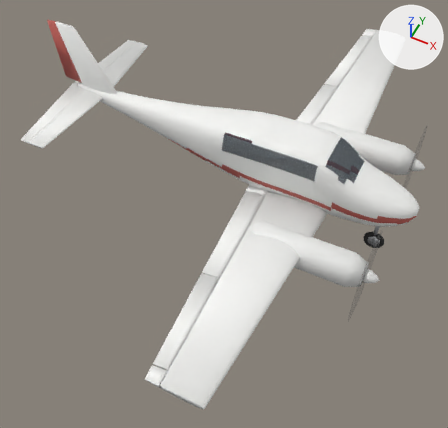
A saved change to the glTF model assets-src/models/takeflight/duet_lod0.glb.
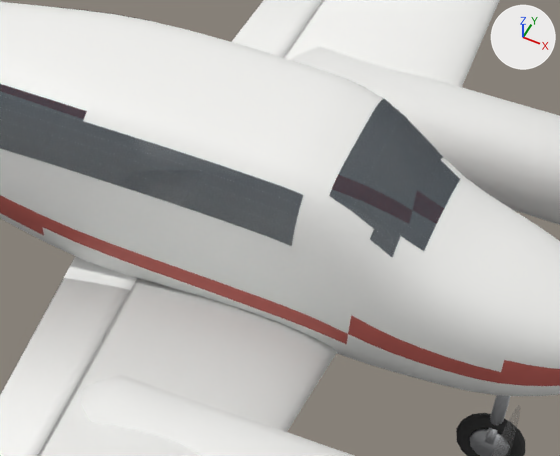
Each version is shown whole from a 50 mm camera at (2.91, -9.44, 9.53) aimed at (-1.25, -1.11, -0.87), then close up on the part from 51% to 88% of the width and 25% to 57% of the height. The lights are fixed; the arrows at upper right show +X, +Y and +Z. The older version's two pictures come first. Where no turn or scale is listed for an object, it has been applied to the vertices. Vertices at exactly the same position are counted once.

Script lines for the objects in view, before the commit:
```python
me_fuselage = bpy.data.meshes.new('fuselage')
me_fuselage.from_pydata(...)  # 1723 vertices, 3360 faces; spans x -5.7..2.65, y -0.65..0.65, z -0.56..1.04
# faces by material slot: [3108, 252]
me_fuselage.materials.append(mat_duet_paint)  # white #f3f3f1
me_fuselage.materials.append(mat_duet_stripe)  # red #c46159
me_gear_nose = bpy.data.meshes.new('gear_nose')
me_gear_nose.from_pydata(...)  # a box spanning x -0.03..0.03, y -0.08..0.08, z -0.78..-0.66; a 12-sided cylinder along z spanning x -0.045..0.045, y -0.045..0.045, z -0.84..0.0
me_gear_nose.materials.append(mat_duet_metal)  # light grey #c4c5c8
me_glass = bpy.data.meshes.new('glass')
me_glass.from_pydata(...)  # 472 vertices, 236 faces; spans x -1.57..1.3, y -0.65..0.65, z 0.48..0.98
me_glass.materials.append(mat_duet_glass)  # dark blue #3f505d
ob_fuselage = bpy.data.objects.new('fuselage', me_fuselage)
ob_fuselage.location = (0.0, 0.0, 0.0)
ob_gear_nose = bpy.data.objects.new('gear_nose', me_gear_nose)
ob_gear_nose.location = (1.95, 0.0, -0.42)
ob_glass = bpy.data.objects.new('glass', me_glass)
ob_glass.location = (0.0, 0.0, 0.0)
# also in view: 'wing_L' at (-0.02, 2.9, -0.1); 'nacelle_1' at (0.79, 1.75, -0.34); 'flap_L_1' at (-0.59, 2.0, -0.19); 'wheel_nose' at (1.95, 0.0, -1.26); 'nacelle_2' at (0.79, -1.75, -0.34)
```
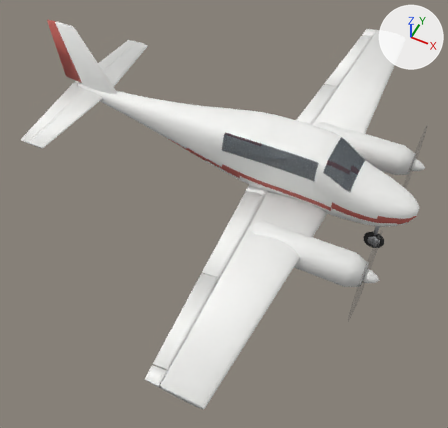
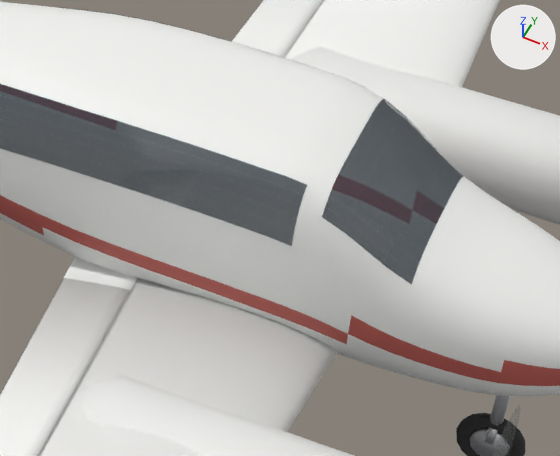
What differs and where, as boxes [x1, y1, x2, y2] in the close-ups (560 x 456 px):
'glass', reshaped
    before: [0, 6, 460, 257]
    after: [0, 6, 465, 284]
part 1 of me_fuselage, deleted
    before: [83, 111, 464, 284]
part 2 of me_glass, added
    after: [366, 240, 392, 269]
part 3 of me_glass, added
    after: [345, 222, 370, 250]
part 4 of me_glass, added
    after: [326, 196, 352, 221]
part 5 of me_glass, added
    after: [117, 14, 465, 184]
part 6 of me_glass, added
    after: [48, 101, 424, 284]

The change, as a diff of the scene's bpy script:
```diff
--- a/assets-src/models/takeflight/duet_lod0.glb.py
+++ b/assets-src/models/takeflight/duet_lod0.glb.py
@@ me_fuselage @@
 # used by ob_fuselage; location = (0.0, 0.0, 0.0)
-me_fuselage.from_pydata(...)  # 1723 vertices, 3360 faces; spans x -5.7..2.65, y -0.65..0.65, z -0.56..1.04
+me_fuselage.from_pydata(...)  # 1695 vertices, 3300 faces; spans x -5.7..2.65, y -0.65..0.65, z -0.56..1.04
+# me_fuselage part 1
+# 28 vertices are removed from x -0.9..1.15, y -0.55..0.55, z 0.58..0.92
+# 60 faces are deleted
 me_fuselage.materials.append(mat_duet_paint)
@@ me_glass @@
 # used by ob_glass; location = (0.0, 0.0, 0.0)
-me_glass.from_pydata(...)  # 472 vertices, 236 faces; spans x -1.57..1.3, y -0.65..0.65, z 0.48..0.98
+me_glass.from_pydata(...)  # 592 vertices, 296 faces; spans x -1.57..1.3, y -0.65..0.65, z 0.45..0.98
+# me_glass part 2: the loose piece of 4 vertices spanning x 1.0..1.15, y -0.51..-0.44, z 0.59..0.73 is copied, and the copy is moved by (0.0, -0.05, -0.05); it spans x 1.0..1.15, y -0.56..-0.5, z 0.53..0.69
+# me_glass part 3: the loose piece of 4 vertices spanning x 1.0..1.15, y -0.51..-0.44, z 0.59..0.73 is copied, and the copy is moved by (-0.15, -0.06, 0.05); it spans x 0.85..1.0, y -0.57..-0.52, z 0.63..0.79
+# me_glass part 4: the loose piece of 4 vertices spanning x 0.7..0.85, y -0.49..-0.42, z 0.83..0.94 is copied, and the copy is moved by (0.0, -0.05, -0.04); it spans x 0.7..0.85, y -0.54..-0.48, z 0.79..0.91
+# me_glass part 5: 52 vertices added at x -0.9..1.3, y 0.36..0.58, z 0.45..0.97
+# me_glass part 6: 48 vertices added at x -0.9..1.3, y -0.58..-0.36, z 0.45..0.97
+# other edits to the shape of me_glass do not show in these pictures
 me_glass.materials.append(mat_duet_glass)
```
